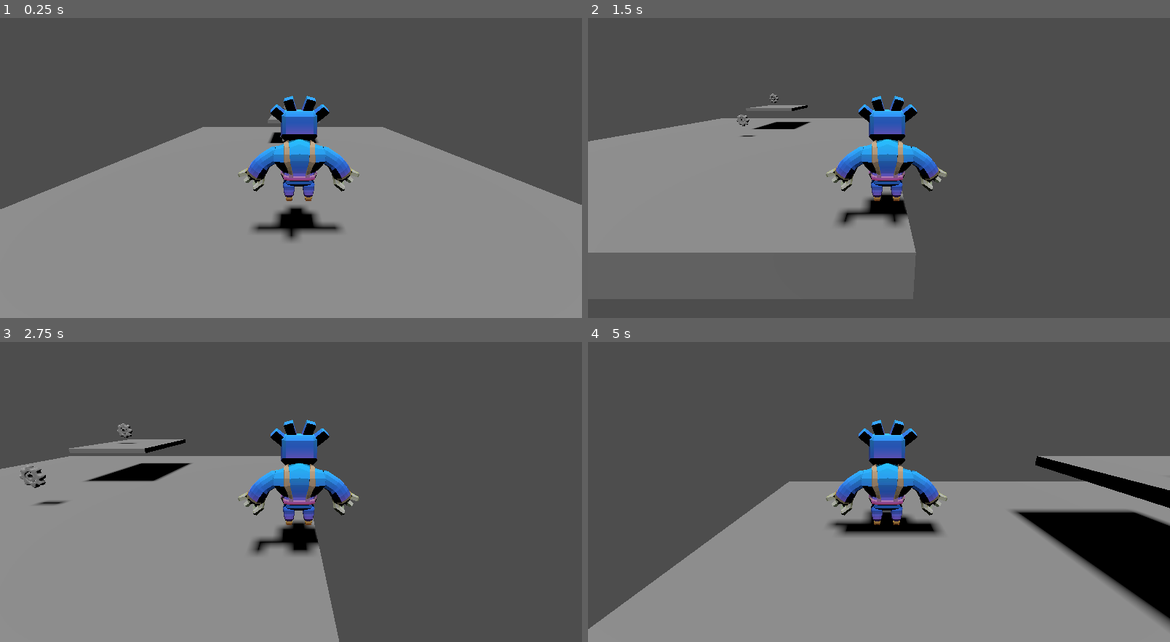
Above: before the commit, frames 1-4 (two rows, left to right).
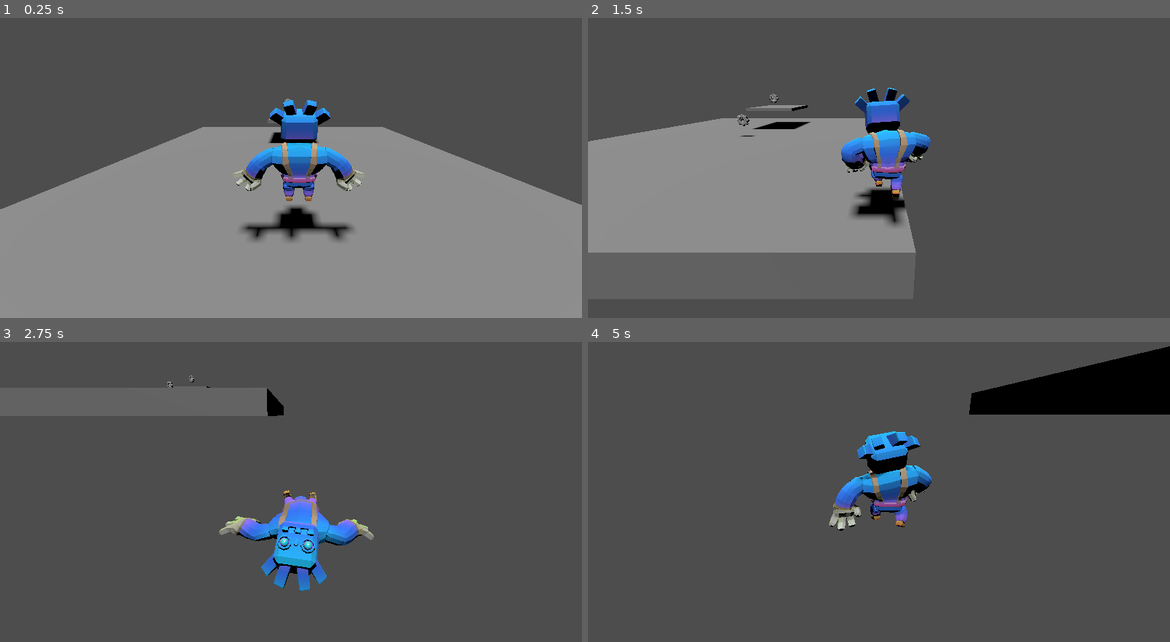
Above: after the commit, the same moments.

Repository: TimurBysky/3D-Platformer-with-Basic-Elements
Game: Godot game, scene res://main.tscn
Same seed, same stepped clock (60 frames per second), same inputs: the game is played once before the commit and once after it.
Inputs:
- Up to frame 1 (0.25 s): no input
- Up to frame 2 (1.5 s): hold D (right) 0.53-1.28 s; tap Space (jump) at 0.6, 0.77, 1.07, 1.35 s; hold S (backward) from 1.28 s (still down)
- Up to frame 3 (2.75 s): tap Space (jump) at 1.52, 1.82, 2.1 s; release S (backward) at 2.03 s; hold D (right) from 2.03 s (still down)
- Up to frame 4 (5 s): release D (right) at 2.78 s; hold W (forward) 2.78-3.53 s; tap Space (jump) at 2.85, 3.02, 3.32, 3.6, 3.77, 4.07, 4.35, 4.52, 4.82 s; hold A (left) from 3.53 s (still down)

The runs differ from the first frame. In frame 1, 2.2% of the frame differs, in the area x 40-63%, y 25-75%; in frame 2, 4.0%; in frame 3, 36%; in frame 4, 52%, in the area x 0-100%, y 1-100%.

Commit message:
Добавление анимации

Diff:
--- a/coin.tscn
+++ b/coin.tscn
@@ -7,14 +7,108 @@
 radius = 0.552901
 height = 1.18866
 
+[sub_resource type="Animation" id="Animation_0t63x"]
+resource_name = "idle"
+length = 1.5
+loop_mode = 1
+tracks/0/type = "value"
+tracks/0/imported = false
+tracks/0/enabled = true
+tracks/0/path = NodePath(".:position")
+tracks/0/interp = 1
+tracks/0/loop_wrap = true
+tracks/0/keys = {
+"times": PackedFloat32Array(0, 0.7, 1.5),
+"transitions": PackedFloat32Array(1, 1, 1),
+"update": 0,
+"values": [Vector3(0, 0, 0.100205), Vector3(0, 1.05407, 0.100205), Vector3(0, 0, -0.1)]
+}
+tracks/1/type = "value"
+tracks/1/imported = false
+tracks/1/enabled = true
+tracks/1/path = NodePath("../CollisionShape3D:position")
+tracks/1/interp = 1
+tracks/1/loop_wrap = true
+tracks/1/keys = {
+"times": PackedFloat32Array(0, 0.7, 1.5),
+"transitions": PackedFloat32Array(1, 1, 1),
+"update": 0,
+"values": [Vector3(0, 0, 0), Vector3(0, 1.05407, 0), Vector3(0, 0, 0)]
+}
+tracks/2/type = "value"
+tracks/2/imported = false
+tracks/2/enabled = true
+tracks/2/path = NodePath(".:rotation")
+tracks/2/interp = 1
+tracks/2/loop_wrap = true
+tracks/2/keys = {
+"times": PackedFloat32Array(0, 0.71, 1.5),
+"transitions": PackedFloat32Array(1, 1, 1),
+"update": 0,
+"values": [Vector3(0, 0, 0), Vector3(0, 1.5708, 0), Vector3(0, 3.14159, 0)]
+}
+
+[sub_resource type="Animation" id="Animation_v7riw"]
+length = 0.001
+tracks/0/type = "value"
+tracks/0/imported = false
+tracks/0/enabled = true
+tracks/0/path = NodePath(".:position")
+tracks/0/interp = 1
+tracks/0/loop_wrap = true
+tracks/0/keys = {
+"times": PackedFloat32Array(0),
+"transitions": PackedFloat32Array(1),
+"update": 0,
+"values": [Vector3(0, 0, 0.100205)]
+}
+tracks/1/type = "value"
+tracks/1/imported = false
+tracks/1/enabled = true
+tracks/1/path = NodePath("../CollisionShape3D:position")
+tracks/1/interp = 1
+tracks/1/loop_wrap = true
+tracks/1/keys = {
+"times": PackedFloat32Array(0),
+"transitions": PackedFloat32Array(1),
+"update": 0,
+"values": [Vector3(0, 0, 0)]
+}
+tracks/2/type = "value"
+tracks/2/imported = false
+tracks/2/enabled = true
+tracks/2/path = NodePath(".:rotation")
+tracks/2/interp = 1
+tracks/2/loop_wrap = true
+tracks/2/keys = {
+"times": PackedFloat32Array(0),
+"transitions": PackedFloat32Array(1),
+"update": 0,
+"values": [Vector3(0, 0, 0)]
+}
+
+[sub_resource type="AnimationLibrary" id="AnimationLibrary_pdq0q"]
+_data = {
+&"RESET": SubResource("Animation_v7riw"),
+&"idle": SubResource("Animation_0t63x")
+}
+
 [node name="Coin" type="Area3D"]
 transform = Transform3D(0.455, 0, 0, 0, 0.455, 0, 0, 0, 0.455, 0, 0, 0)
 script = ExtResource("1_d5gmh")
 
 [node name="CollisionShape3D" type="CollisionShape3D" parent="."]
+transform = Transform3D(1, 0, 0, 0, 1, 0, 0, 0, 1, 0, 0, 0)
 shape = SubResource("CapsuleShape3D_v7riw")
 
 [node name="Sketchfab_Scene" parent="." instance=ExtResource("2_0t63x")]
 transform = Transform3D(0.16, 0, 0, 0, 0.16, 0, 0, 0, 0.16, 0, 0, 0.100205)
 
+[node name="AnimationPlayer" type="AnimationPlayer" parent="."]
+root_node = NodePath("../Sketchfab_Scene")
+libraries = {
+&"": SubResource("AnimationLibrary_pdq0q")
+}
+autoplay = "idle"
+
 [connection signal="body_entered" from="." to="." method="_on_body_entered"]
--- a/player.gd
+++ b/player.gd
@@ -1,6 +1,7 @@
 extends CharacterBody3D
 
-@onready var game_ui = get_node("res://game_ui.tscn")
+@onready var animation_player = get_node("godotman/AnimationPlayer")
+
 # Настройки
 var speed = 5.0
 var jump_force = 4.5
@@ -8,9 +9,11 @@
 
 # Переменные
 var is_alive = true
-
 var coins = 0
 signal coin_collected(amount)
+
+func _ready():
+	animation_player.play("idle")  # Стартовая анимация
 
 func add_coin():
 	coins += 1
@@ -23,25 +26,30 @@
 	if not is_on_floor():
 		velocity.y -= gravity * delta
 
-	# Прыжок
 	if Input.is_action_just_pressed("jump") and is_on_floor():
 		velocity.y = jump_force
 
-	# Движение
+		# Движение
 	var input_dir = Input.get_vector("left", "right", "forward", "backward")
 	var direction = (transform.basis * Vector3(input_dir.x, 0, input_dir.y)).normalized()
 
 	if direction:
 		velocity.x = direction.x * speed
 		velocity.z = direction.z * speed
+		# Анимация бега
+		animation_player.play("run")
 	else:
 		velocity.x = move_toward(velocity.x, 0, speed)
 		velocity.z = move_toward(velocity.z, 0, speed)
+		# Анимация покоя
+		animation_player.play("idle")
 
 	move_and_slide()
 
-# При падении в пропасть
 func _on_death_zone_entered():
 	is_alive = false
-	position = Vector3(0, 5, 0)  # Респавн
+	animation_player.play("die")  # Если есть анимация смерти
+	await get_tree().create_timer(1.0).timeout  # Задержка перед респавном
+	position = Vector3(0, 5, 0)
 	is_alive = true
+	animation_player.play("idle")  # Возврат к анимации покоя
Not shown: 1 places in coin.tscn that only renumber resources
